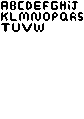
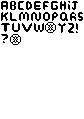
Comparing the layer stacks of the two 84px x 119px images. Changes:
painted on "Background" over (1, 22, 78, 45)
